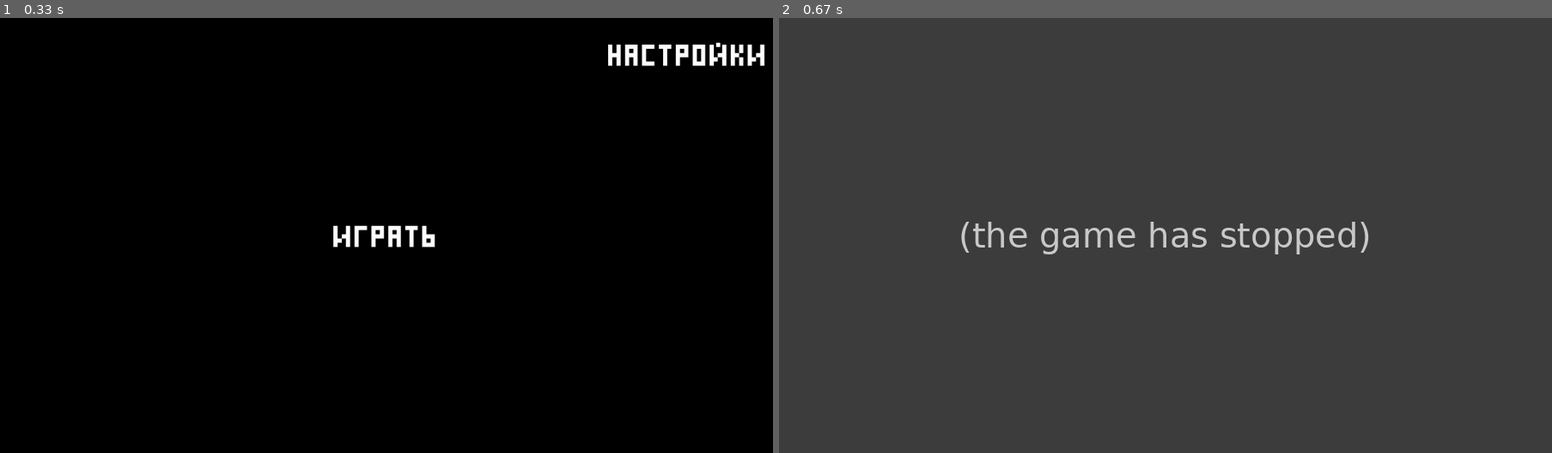
Above: before the commit, frames 1-2 (left to right).
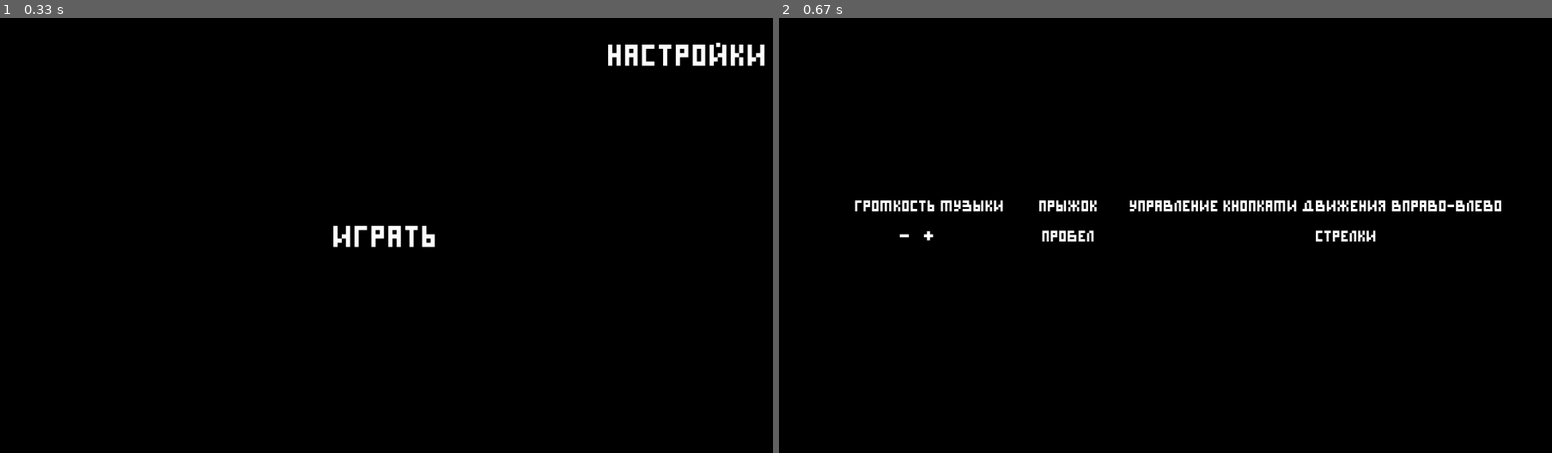
Above: after the commit, the same moments.

Repository: justxale/pygame-cyphered
Game: pygame game, started from main.py
Same seed, same stepped clock (60 frames per second), same inputs: the game is played once before the commit and once after it.
Inputs:
- Up to frame 1 (0.33 s): no input
- Up to frame 2 (0.67 s): click "Настройки" at 0.38 s

Frame 1 is identical in both runs. In frame 2, 100% of the frame differs, in the area x 0-100%, y 0-100%.
Error before the commit: NameError: name 'music' is not defined (settings.py line 35); the game stopped at 0.4 s (later frames are placeholders)

Commit message:
Настройки

Diff:
--- a/cyphered/scenes/settings.py
+++ b/cyphered/scenes/settings.py
@@ -2,15 +2,23 @@
 
 from ._base import BaseScene
 from ..ui import Button
+from ..services.settings import Settings
+from cyphered.ui.Text_displ import text_displ
 
 
 class SettingsScene(BaseScene):
     def __init__(self):
         BaseScene.__init__(self)
-        self.jump_button = Button("Прыжок", font_size=30, step_x=-170)  # fontt='./Resources/font.ttf')
-        self.rightleft_button = Button(
-            "Управление кнопками влево-вправо", step_x=300, font_size=35
-        )
+        if Settings.jump_key == "space":
+            self.jump_button = Button("пробел", font_size=25, step_x=-160)  # fontt='./Resources/font.ttf')
+        elif Settings.jump_key == "w":
+            self.jump_button = Button("w", font_size=25, step_x=-160)
+        if Settings.move_keys == "arrows":
+            self.rightleft_button = Button("стрелки", step_x=300, font_size=25)
+        elif Settings.move_keys == "ad":
+            self.rightleft_button = Button("ad", step_x=300, font_size=25)
+        self.music_button_plus = Button("+", font_color=(255, 255, 255), step_x=-390, font_size=35)
+        self.music_button_minus = Button("-", font_color=(255, 255, 255), step_x=-430, font_size=35)
 
     def process_events(self, events):
         for event in events:
@@ -18,26 +26,34 @@
                 print('boo')
                 if event.button == 1:
                     mouse_pos = pygame.mouse.get_pos()
-                    if self.music_button[2].collidepoint(mouse_pos):
-                        if music == 'on':
-                            music = 'off'
-                            self.music_button = Button(
-                                "Музыка", font_color=(255, 0, 0), step_x=-430, font_size=35
-                            )
+                    if self.music_button_plus[2].collidepoint(mouse_pos):
+                        pass
+                    if self.jump_button[2].collidepoint(mouse_pos):
+                        if Settings.jump_key == "w":
+                            Settings.jump_key = 'space'
                         else:
-                            music = 'on'
-                            self.music_button = Button(
-                                "Музыка", font_color=(0, 255, 0), step_x=-430, font_size=35
-                            )
+                            Settings.jump_key = 'w'
+                    if self.rightleft_button[2].collidepoint(mouse_pos):
+                        if Settings.move_keys == "arrows":
+                            Settings.move_keys = "ad"
+                        else:
+                            Settings.move_keys = "arrows"
+                    Settings.save_settings()
 
     def render(self, screen):
-        color_music_button = (0, 255, 0)
-        if music == 'on':
-            color_music_button = (255, 0, 0)
-        music_button = Button("Музыка", font_color=color_music_button, step_x=-430,
-                              font_size=35)  # fontt='./Resources/font.ttf')
-        pygame.draw.rect(screen, (0, 0, 0), music_button[2])
-        screen.blit(music_button[0], music_button[1])
+        # if music == 'on':
+        #     color_music_button = (255, 0, 0)
+        pygame.draw.rect(screen, (0, 0, 0), self.music_button_plus[2])
+        screen.blit(self.music_button_plus[0], self.music_button_plus[1])
+        pygame.draw.rect(screen, (0, 0, 0), self.music_button_minus[2])
+        screen.blit(self.music_button_minus[0], self.music_button_minus[1])
+        text_displ("Громкость музыки", screen, step_x=-390, step_y=-80, font_size=25,
+                   font1="./resources/fonts/font.ttf")
+        text_displ("Прыжок", screen, step_x=-160, step_y=-80, font_size=25,
+                   font1="./resources/fonts/font.ttf")
+        text_displ("Управление кнопками движения вправо-влево", screen, step_x=250, step_y=-80, font_size=25,
+                   font1="./resources/fonts/font.ttf")
+
         pygame.draw.rect(screen, (0, 0, 0), self.jump_button[2])
         screen.blit(self.jump_button[0], self.jump_button[1])
         pygame.draw.rect(screen, (0, 0, 0), self.rightleft_button[2])
--- a/gamedata/settings.json
+++ b/gamedata/settings.json
@@ -1,6 +1 @@
-{
-  "music_volume": 1.0,
-  "sound_volume": 1.0,
-  "jump_key": "space",
-  "move_keys": "arrows"
-}
+{"music_volume": 1.0, "sound_volume": 1.0, "jump_key": "space", "move_keys": "arrows"}
--- a/main.py
+++ b/main.py
@@ -1,7 +1,6 @@
 import pygame
 
 from cyphered.scenes._base import BaseScene
-from cyphered.ui import Button
 from cyphered.ui.Multiple_text_displ import multiple_text_discpl
 from cyphered.data import constants
 from cyphered.services.sound import SoundMixer
